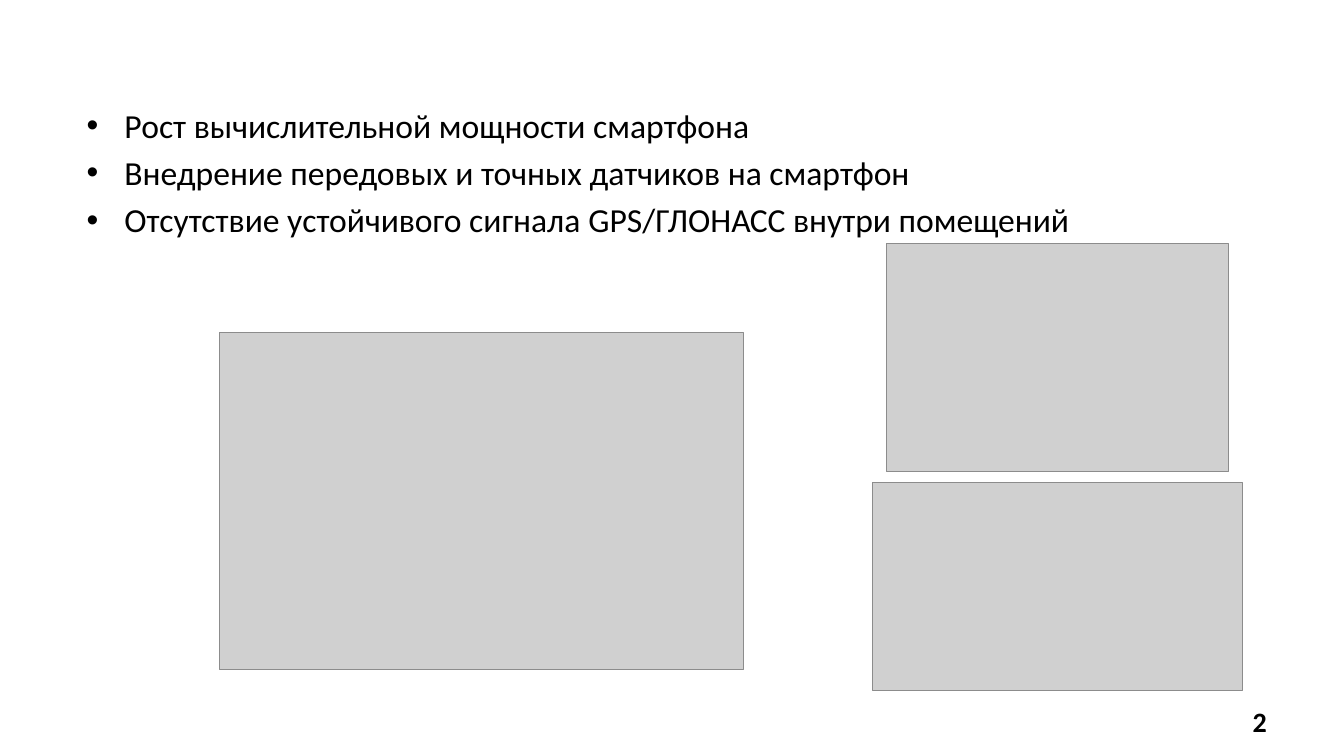
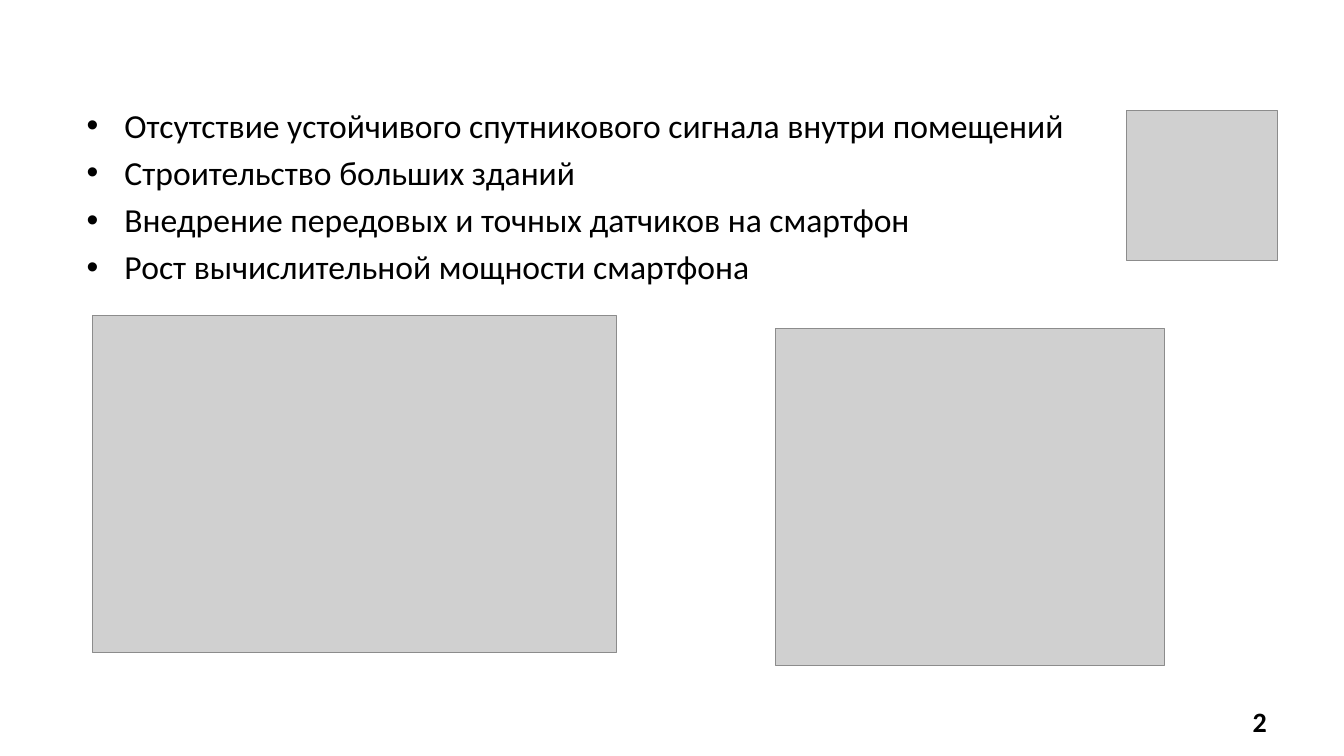
Before and after one commit to SonicRun/DiplomMaga, a slide deck: slide 2 of Диплом/6223 Мавлютов В.Д. Презентация.pptx. Drawn at 1344x756 pixels with LibreOffice and Linux fonts; fonts in the diff are those of the drawing; grey boxes stand for pictures; background and template pictures are left out. Boxes give left, top, right and bottom in pixels: in the first picture for what was removed or moved away, otherwise in the second. Text is boxed around its words. In the diff, an @@ line names an element or a change of style, - is before the commit and + after.

```diff
--- a/Диплом/6223 Мавлютов В.Д. Презентация.pptx
+++ b/Диплом/6223 Мавлютов В.Д. Презентация.pptx
@@ text at (x1=124, y1=115, x2=1064, y2=238): paragraphs added @@
+• Отсутствие устойчивого спутникового сигнала внутри помещений
+• Строительство больших зданий
+• Внедрение передовых и точных датчиков на смартфон
@@ picture added at (x1=1127, y1=111, x2=1278, y2=261) @@
@@ text at (x1=124, y1=162, x2=1069, y2=238): paragraphs removed @@
-• Внедрение передовых и точных датчиков на смартфон
-• Отсутствие устойчивого сигнала GPS/ГЛОНАСС внутри помещений
@@ picture removed at (x1=886, y1=244, x2=1228, y2=472) @@
@@ picture moved from (x1=220, y1=333, x2=744, y2=669) to (x1=93, y1=316, x2=617, y2=652) @@
@@ picture added at (x1=775, y1=329, x2=1165, y2=665) @@
@@ picture removed at (x1=872, y1=482, x2=1242, y2=691) @@
```
Also in this commit, not shown: 4 other slides changed, 5 other files.
